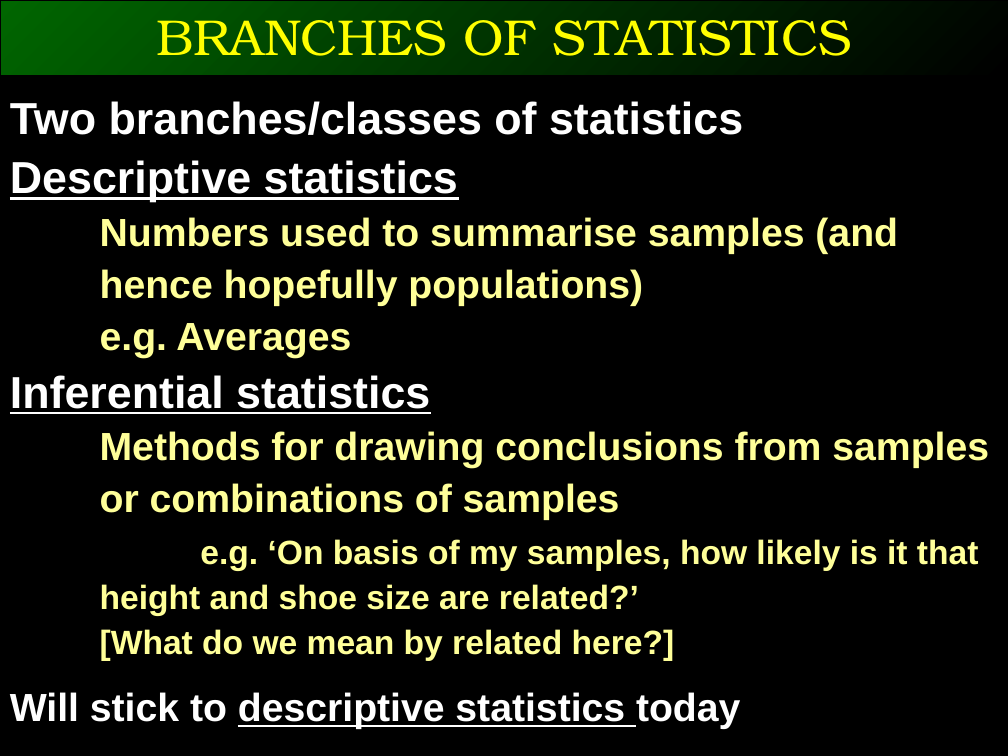
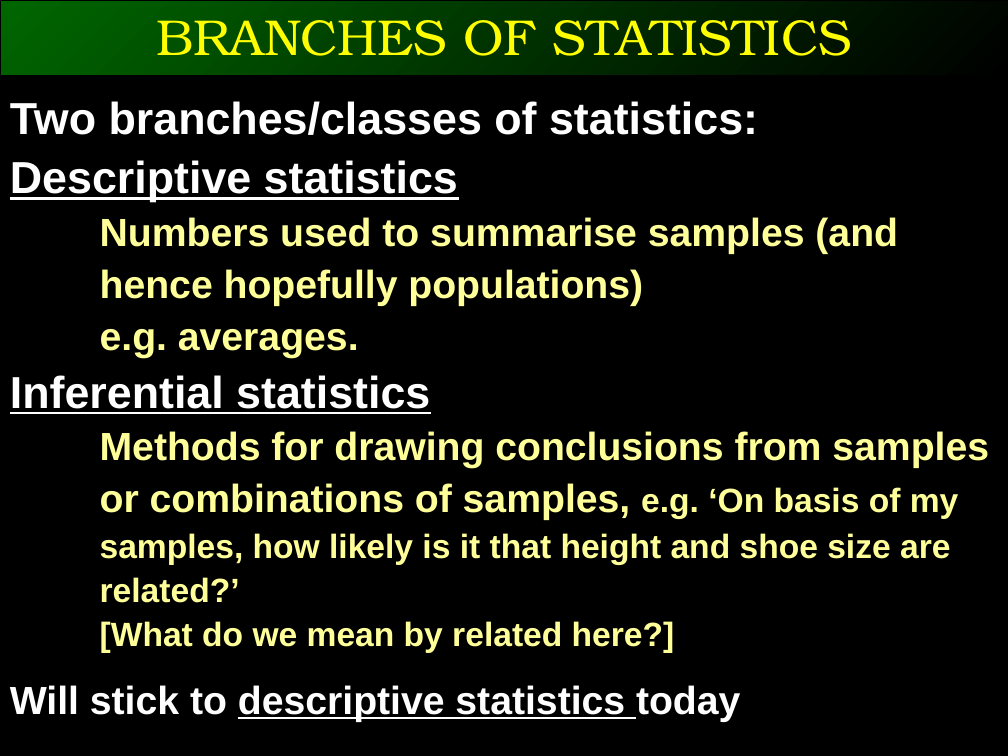
Before and after one commit to ggorman/Introduction-to-stats-for-geoscientists, a slide deck: slide 8 of slides/CSFG5.pptx. Drawn at 1008x756 pixels with LibreOffice and Linux fonts; fonts in the diff are those of the drawing. Boxes give left, top, right and bottom in pixels: in the first picture for what was removed or moved away, otherwise in the second. Text is boxed around its words. In the diff, an @@ line names an element or a change of style, - is before the commit and + after.

```diff
--- a/slides/CSFG5.pptx
+++ b/slides/CSFG5.pptx
@@ text at (10,101,758,135): text changed @@
-Two branches/classes of statistics
+Two branches/classes of statistics:
@@ text at (100,329,359,358): text changed @@
-e.g. Averages
+e.g. averages.
@@ text at (100,431,989,603): text changed @@
-Methods for drawing conclusions from samples or combinations of samples
-e.g. ‘On basis of my samples, how likely is it that height and shoe size are related?’
+Methods for drawing conclusions from samples or combinations of samples, e.g. ‘On basis of my samples, how likely is it that height and shoe size are related?’
```
Also in this commit, not shown: 13 other slides changed, 2 slides added, 1 slide removed.
